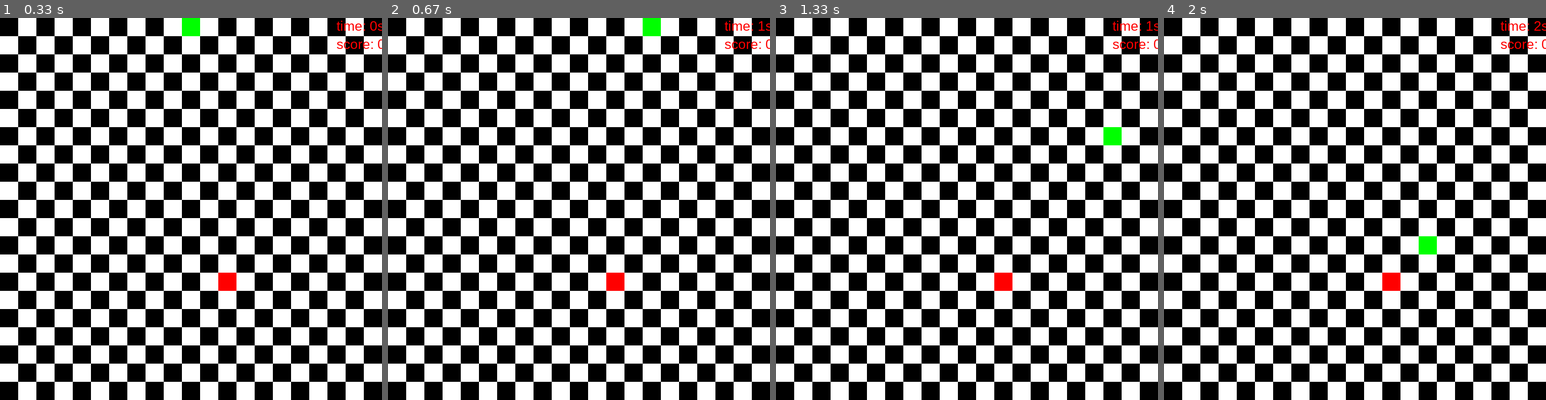
Above: before the commit, frames 1-4 (left to right).
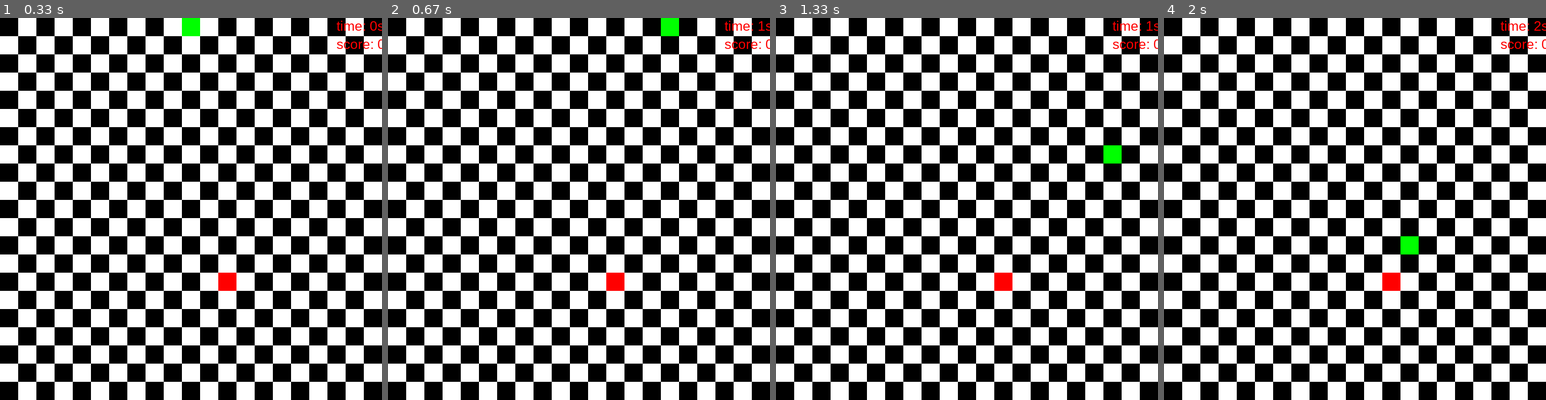
Above: after the commit, the same moments.

Repository: RynTurtle/pygame-games
Game: pygame game, started from snake/main.py
The game is run twice, just before and just after one commit, with the same random seed, the same clock (stepped at 60 frames per second) and the same inputs.
Inputs:
- Up to frame 1 (0.33 s): no input
- Up to frame 2 (0.67 s): hold Right from 0.33 s (still down)
- Up to frame 3 (1.33 s): release Right at 0.8 s; hold Down 0.83-1.13 s
- Up to frame 4 (2 s): hold Left from 1.67 s (still down)

Frame 1 is identical in both runs. In frame 2, 0.5% of the frame differs, in the area x 66-77%, y 0-5%; in frame 3, 0.5%; in frame 4, 0.5%.

Commit message:
changed move to update_position cause it explains process better

Diff:
--- a/snake/main.py
+++ b/snake/main.py
@@ -34,7 +34,7 @@
         self.direction = direction
 
     # changes the snake position based on the direction
-    def move(self):
+    def update_position(self):
         # change the x and y coordinates based on movements given
         if self.direction == "UP":
             self.snake_y -= pixel_size
@@ -167,8 +167,8 @@
             self.checkered_background()
 
 
+            self.snake.update_position()
             self.snake.draw()
-            self.snake.move()
             self.apple.spawn()
             self.check_collision()
             self.stats()
